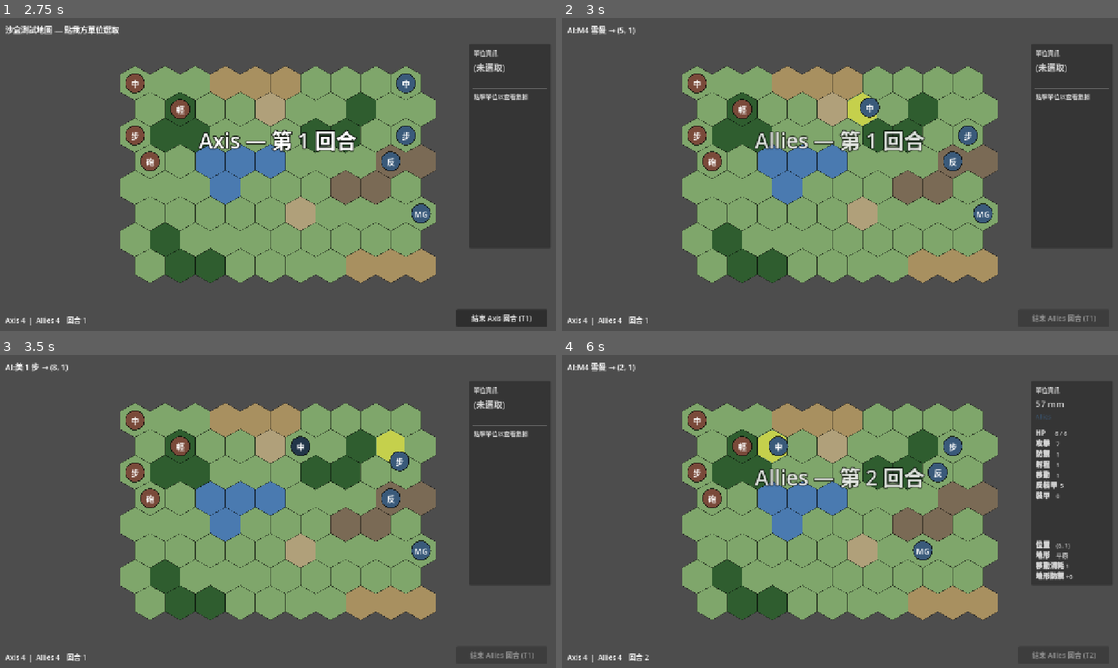
Above: before the commit, frames 1-4 (two rows, left to right).
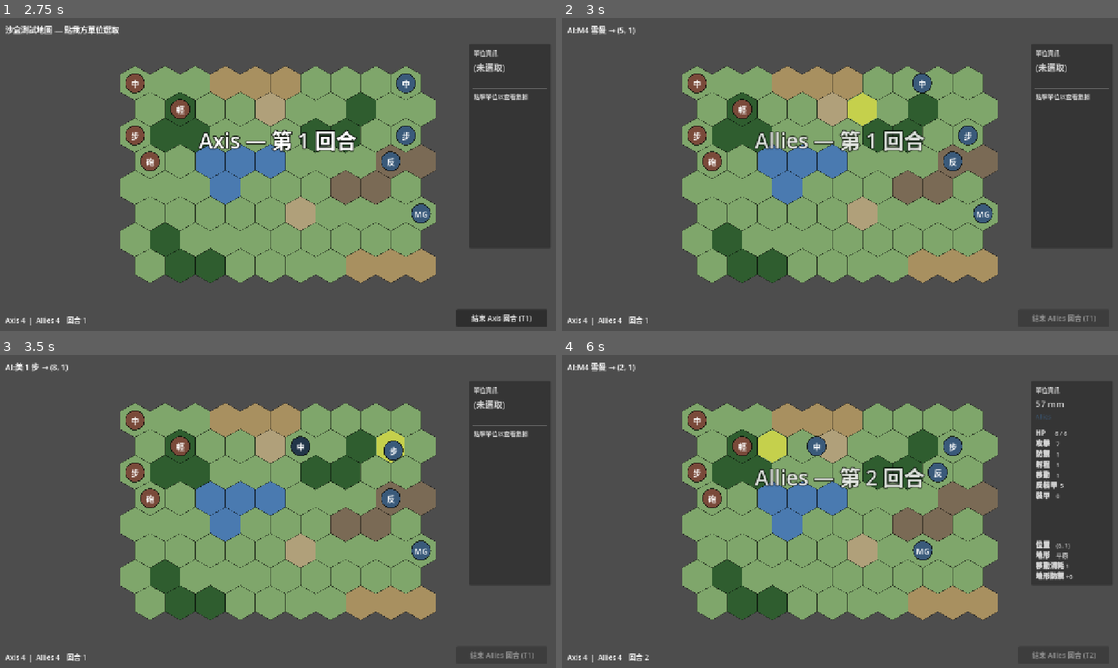
Above: after the commit, the same moments.

Repository: Fischer-Zhang/WorldWarII
Game: Godot game, scene res://scenes/main_menu.tscn
The game is run twice, just before and just after one commit, with the same random seed, the same clock (stepped at 60 frames per second) and the same inputs.
Inputs (mouse positions are in pixels of both pictures, inside the frame that each line leads up to):
- Up to frame 1 (2.75 s): click "開始戰役" at 0.5 s; click "00_sandbox — 沙盒測試地圖" at 1.25 s; click "開始戰鬥" at 2 s
- Up to frame 2 (3 s): click "結束 Axis 回合 (T1)" at 2.75 s
- Up to frame 3 (3.5 s): no input
- Up to frame 4 (6 s): move the mouse to (962, 495) at 3.52 s; click (962, 495) at 3.67 s; drag from (728, 527) to (812, 574) at 4.27 s; move the mouse to (895, 442) at 5.02 s; click (895, 442) at 5.17 s; click "結束 Axis 回合 (T2)" at 5.75 s

Frame 1 is identical in both runs. In frame 2, 0.4% of the frame differs, in the area x 53-67%, y 17-32%; in frame 3, 0.3%; in frame 4, 0.4%.

Commit message:
UX polish round 3: path animation, wreckage, audio scaffolding
Path animation:
- HexMap.move_unit_along_path takes the BFS path and tweens the unit
  hex-by-hex (0.12s per step). Game state (coord, occupancy, has_moved)
  updates synchronously so logic can chain immediately.
- AIController.plan_for_unit now returns `reachable` alongside the
  chosen move so the caller can reconstruct the path.
- Both player and AI move callsites use the new path-following move.

Wreckage marker:
- HexMap.place_wreckage drops a faction-coloured X on a scorched hex
  tile when a unit dies. Persists ~4s, then fades out over 0.8s.
- Visual-only (queue_free at end of fade); no impact on occupancy.

Audio scaffolding:
- AudioBank autoload (scripts/autoload/audio_bank.gd) lazily loads
  .ogg files from res://assets/audio/ at startup. Missing files
  no-op cleanly, so the game runs whether or not SFX are present.
- 7 event types wired: select / move / attack / death / end_turn /
  victory / defeat. Victory vs defeat played from player perspective.
- assets/audio/README.md documents required filenames + CC0 sources
  (Kenney, Freesound, OpenGameArt) + WSL2 alsa install note.

Co-Authored-By: Claude Opus 4.7 (1M context) <noreply@anthropic.com>

Diff:
--- a/project.godot
+++ b/project.godot
@@ -24,6 +24,7 @@
 
 DataLoader="*res://scripts/autoload/data_loader.gd"
 GameState="*res://scripts/autoload/game_state.gd"
+AudioBank="*res://scripts/autoload/audio_bank.gd"
 
 [debug]
 
--- /dev/null
+++ b/scripts/autoload/audio_bank.gd
@@ -0,0 +1,40 @@
+extends Node
+
+# Tiny audio dispatcher. Loads .ogg files lazily from res://assets/audio/
+# and no-ops silently if a file is missing — so the rest of the game
+# can call AudioBank.play("attack") even before the actual SFX are
+# added. Drop any of the expected files in assets/audio/ and they
+# automatically light up on next launch.
+
+const AUDIO_DIR := "res://assets/audio/"
+const EVENTS := [
+	"select",    # unit selected
+	"move",      # unit move starts
+	"attack",    # weapon fires
+	"death",     # unit destroyed
+	"victory",   # player wins
+	"defeat",    # player loses
+	"end_turn",  # End Turn button
+]
+
+var _players: Dictionary = {}
+
+func _ready() -> void:
+	for ev in EVENTS:
+		var path: String = AUDIO_DIR + str(ev) + ".ogg"
+		if not ResourceLoader.exists(path):
+			_players[ev] = null
+			continue
+		var stream: AudioStream = load(path)
+		if stream == null:
+			_players[ev] = null
+			continue
+		var player := AudioStreamPlayer.new()
+		player.stream = stream
+		add_child(player)
+		_players[ev] = player
+
+func play(event_name: String) -> void:
+	var player = _players.get(event_name)
+	if player != null:
+		player.play()
--- a/scripts/battle.gd
+++ b/scripts/battle.gd
@@ -125,7 +125,10 @@
 		var plan: Dictionary = ai.plan_for_unit(u)
 		var dest: Vector2i = plan["move_to"]
 		if dest != u.coord:
-			hex_map.move_unit(u, dest, MOVE_TWEEN_DURATION)
+			var reachable: Dictionary = plan.get("reachable", {})
+			var path := Pathfinding.reconstruct_path(u.coord, dest, reachable, hex_map)
+			hex_map.move_unit_along_path(u, path)
+			AudioBank.play("move")
 			hex_map.highlight_coord(dest)
 			info_label.text = "AI:%s → (%d, %d)" % [u.display_name, dest.x, dest.y]
 			await get_tree().create_timer(AI_STEP_DELAY).timeout
@@ -142,6 +145,7 @@
 	if phase == Phase.GAME_OVER:
 		return
 	_deselect()
+	AudioBank.play("end_turn")
 	var winner := VictoryChecker.evaluate(scenario, factions, units, turn_manager.turn_number)
 	if winner != "":
 		_handle_game_over(winner)
@@ -154,6 +158,13 @@
 	result_label.text = "%s 獲勝!" % winner_name
 	result_panel.visible = true
 	end_turn_button.disabled = true
+	# Play victory/defeat from the player's perspective
+	var player_won := false
+	for fid in factions.keys():
+		if String(factions[fid].get("controller", "")) == "player" and fid == winner:
+			player_won = true
+			break
+	AudioBank.play("victory" if player_won else "defeat")
 	GameState.end_scenario(winner, {"turn": turn_manager.turn_number})
 
 func _on_menu_button_pressed() -> void:
@@ -187,7 +198,11 @@
 				return
 			# Click in movement range → move then attack
 			if movement_range.has(coord) and clicked_unit == null:
-				hex_map.move_unit(selected_unit, coord, MOVE_TWEEN_DURATION)
+				var path := Pathfinding.reconstruct_path(
+					selected_unit.coord, coord, movement_range, hex_map
+				)
+				hex_map.move_unit_along_path(selected_unit, path)
+				AudioBank.play("move")
 				_enter_attack_phase()
 				return
 			_deselect()
@@ -207,6 +222,7 @@
 	selected_unit = unit
 	unit.set_selected(true)
 	phase = Phase.UNIT_SELECTED
+	AudioBank.play("select")
 	_update_info_panel_for_unit(unit)
 	if unit.has_moved:
 		_enter_attack_phase()
@@ -246,6 +262,7 @@
 	)
 
 	attacker.play_attack_animation(defender.position)
+	AudioBank.play("attack")
 	defender.take_damage(result.damage_to_defender)
 	DamagePopup.spawn(hex_map, defender.position, result.damage_to_defender)
 	var msg := "%s → %s 造成 %d" % [attacker.display_name, defender.display_name, result.damage_to_defender]
@@ -256,11 +273,15 @@
 
 	if not defender.is_alive():
 		hex_map.unregister_unit(defender)
+		hex_map.place_wreckage(defender.coord, defender.faction_color)
 		defender.play_death_animation()
+		AudioBank.play("death")
 		msg += " — %s 陣亡" % defender.display_name
 	if not attacker.is_alive():
 		hex_map.unregister_unit(attacker)
+		hex_map.place_wreckage(attacker.coord, attacker.faction_color)
 		attacker.play_death_animation()
+		AudioBank.play("death")
 		msg += " — %s 陣亡" % attacker.display_name
 	else:
 		attacker.has_attacked = true
--- a/scripts/grid/hex_map.gd
+++ b/scripts/grid/hex_map.gd
@@ -114,6 +114,54 @@
 	occupants[dest] = unit
 	unit.move_to(dest, HexCoord.to_pixel(dest, HEX_SIZE), animate_duration)
 
+const PATH_STEP_DURATION := 0.12
+
+func move_unit_along_path(unit: Unit, path: Array) -> void:
+	# `path` is the full BFS path including start and goal. Animates the
+	# unit hex-by-hex along the route; game state (coord, occupancy,
+	# has_moved) is updated synchronously so callers can chain logic
+	# immediately without waiting for the visual.
+	if path.size() < 2:
+		return
+	var dest: Vector2i = path[-1]
+	occupants.erase(unit.coord)
+	occupants[dest] = unit
+	unit.coord = dest
+	unit.has_moved = true
+	var tween := unit.create_tween()
+	tween.set_trans(Tween.TRANS_LINEAR)
+	for i in range(1, path.size()):
+		var step: Vector2i = path[i]
+		tween.tween_property(unit, "position", HexCoord.to_pixel(step, HEX_SIZE), PATH_STEP_DURATION)
+	unit.moved.emit(dest)
+	unit.queue_redraw()
+
+func place_wreckage(coord: Vector2i, faction_color: Color) -> void:
+	# Visual marker left when a unit dies on this hex.
+	var holder := Node2D.new()
+	holder.position = HexCoord.to_pixel(coord, HEX_SIZE)
+	holder.z_index = 6  # above range overlays, below units
+	add_child(holder)
+	# Hex-shaped scorch
+	var scorch := Polygon2D.new()
+	scorch.polygon = _hex_vertices(HEX_SIZE * 0.55)
+	scorch.color = Color(0.10, 0.08, 0.07, 0.65)
+	holder.add_child(scorch)
+	# Cross marks
+	var dim: Color = Color(faction_color.r * 0.45, faction_color.g * 0.45, faction_color.b * 0.45, 0.95)
+	for pts in [[Vector2(-11, -11), Vector2(11, 11)], [Vector2(11, -11), Vector2(-11, 11)]]:
+		var line := Line2D.new()
+		line.width = 3.0
+		line.default_color = dim
+		line.add_point(pts[0])
+		line.add_point(pts[1])
+		holder.add_child(line)
+	# Persist a few seconds then fade away
+	var tween := holder.create_tween()
+	tween.tween_interval(4.0)
+	tween.tween_property(holder, "modulate:a", 0.0, 0.8)
+	tween.tween_callback(holder.queue_free)
+
 func unit_at(coord: Vector2i) -> Unit:
 	return occupants.get(coord)
 
--- a/scripts/turn/ai_controller.gd
+++ b/scripts/turn/ai_controller.gd
@@ -25,7 +25,7 @@
 	personality = ai_personality
 
 func plan_for_unit(unit: Unit) -> Dictionary:
-	# Returns: { "move_to": Vector2i, "attack": Unit | null, "score": float }
+	# Returns: { "move_to": Vector2i, "attack": Unit | null, "score": float, "reachable": Dictionary }
 	var hex_map = battle.hex_map
 	var atk_def: Dictionary = DataLoader.get_unit_def(unit.type_id)
 	var move_pts := int(atk_def.get("move", 0))
@@ -41,7 +41,7 @@
 
 	var enemies := _enemy_units(unit.faction_id)
 	if enemies.is_empty():
-		return {"move_to": unit.coord, "attack": null, "score": 0.0}
+		return {"move_to": unit.coord, "attack": null, "score": 0.0, "reachable": reachable}
 
 	var best := unit.coord
 	var best_score := -INF
@@ -56,7 +56,7 @@
 			best = coord
 			best_target = target
 
-	return {"move_to": best, "attack": best_target, "score": best_score}
+	return {"move_to": best, "attack": best_target, "score": best_score, "reachable": reachable}
 
 func _score_position(
 	unit: Unit,
Not shown, added: assets/audio/README.md
